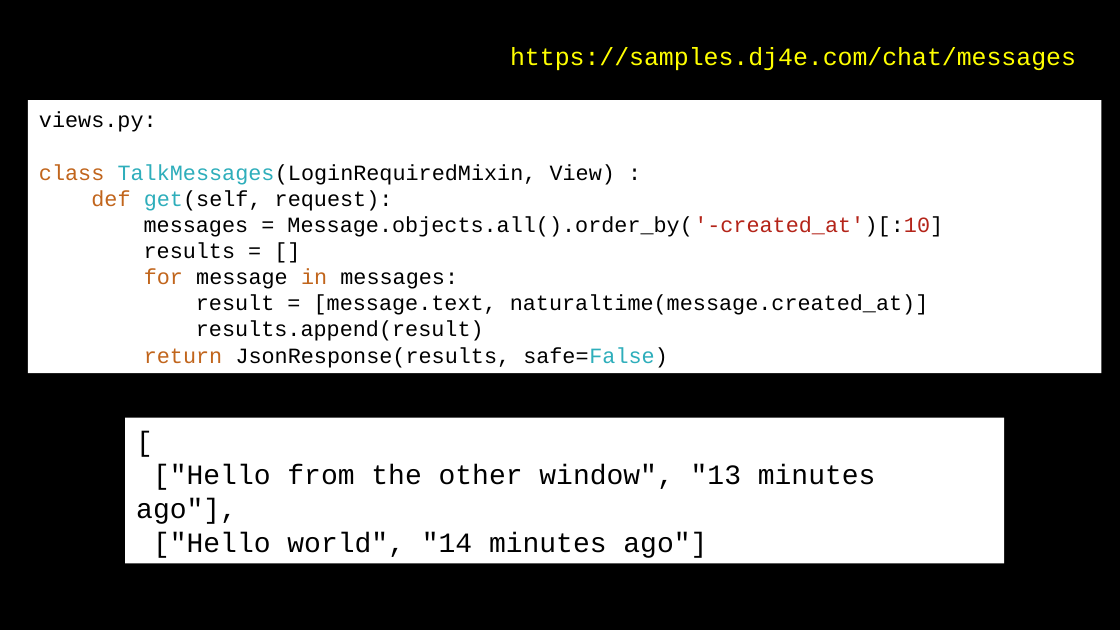
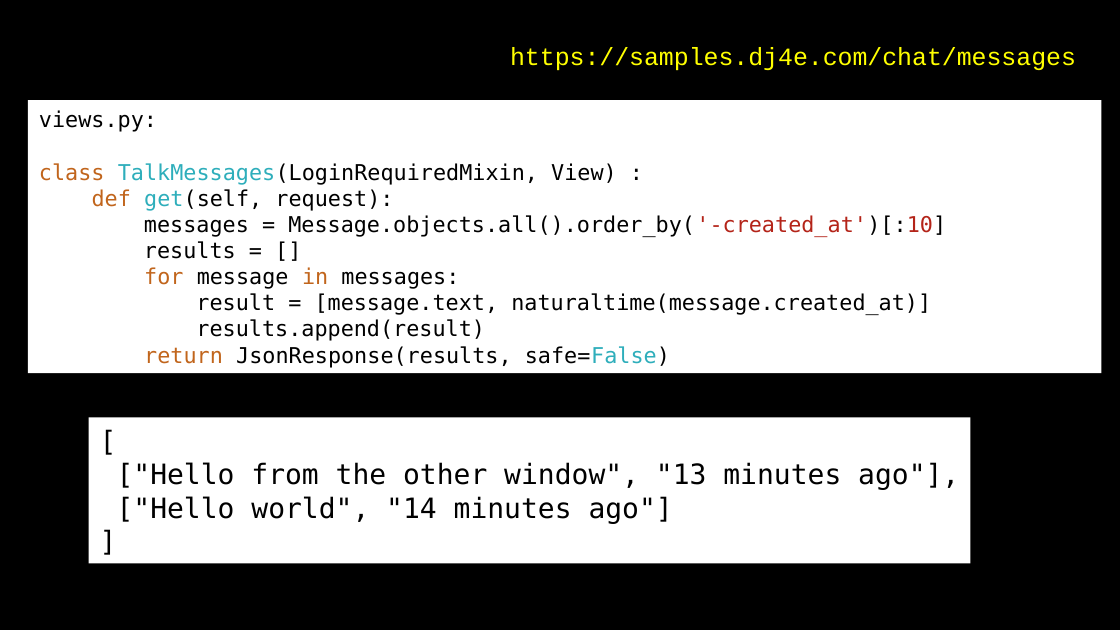
Before and after one commit to csev/dj4e, a slide deck: slide 23 of lectures/JS-04-JSON.ppt. Drawn at 1120x630 pixels with LibreOffice and Linux fonts; fonts in the diff are those of the drawing. Boxes give left, top, right and bottom in pixels: in the first picture for what was removed or moved away, otherwise in the second. Text is boxed around its words. In the diff, an @@ line names an element or a change of style, - is before the commit and + after.

```diff
--- a/lectures/JS-04-JSON.ppt
+++ b/lectures/JS-04-JSON.ppt
@@ rectangle "views.py:" at <box>28,101,1101,374</box>: font Courier New to DejaVu Sans Mono @@
@@ rectangle "[" at <box>88,418,970,563</box>: font Courier New to DejaVu Sans Mono @@
@@ rectangle "[": place and size @@
-rectangle "[" at <box>125,418,1005,563</box>
+rectangle "[" at <box>88,418,970,563</box>
```
Also in this commit, not shown: 4 other slides changed, 1 slide added, 1 slide removed.
